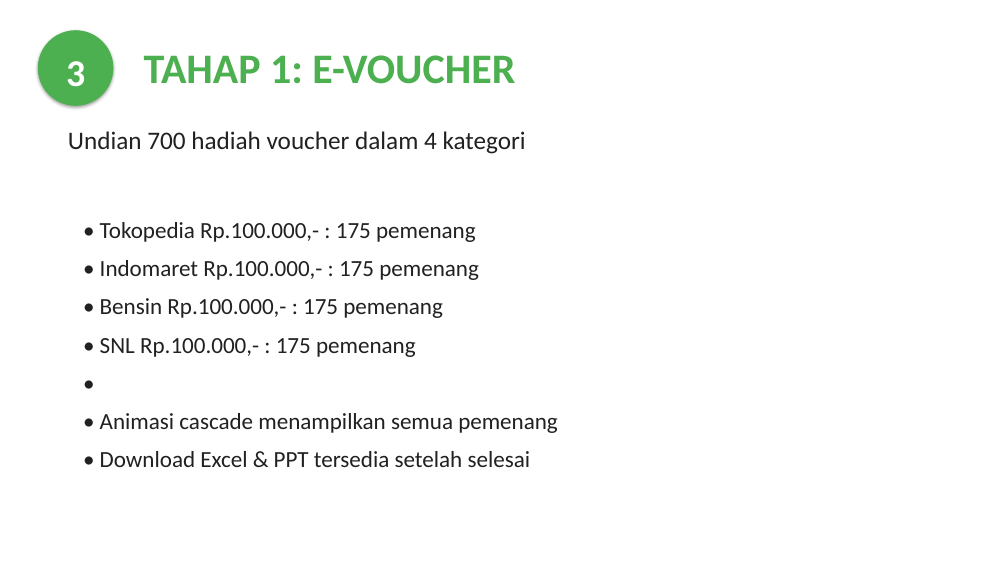
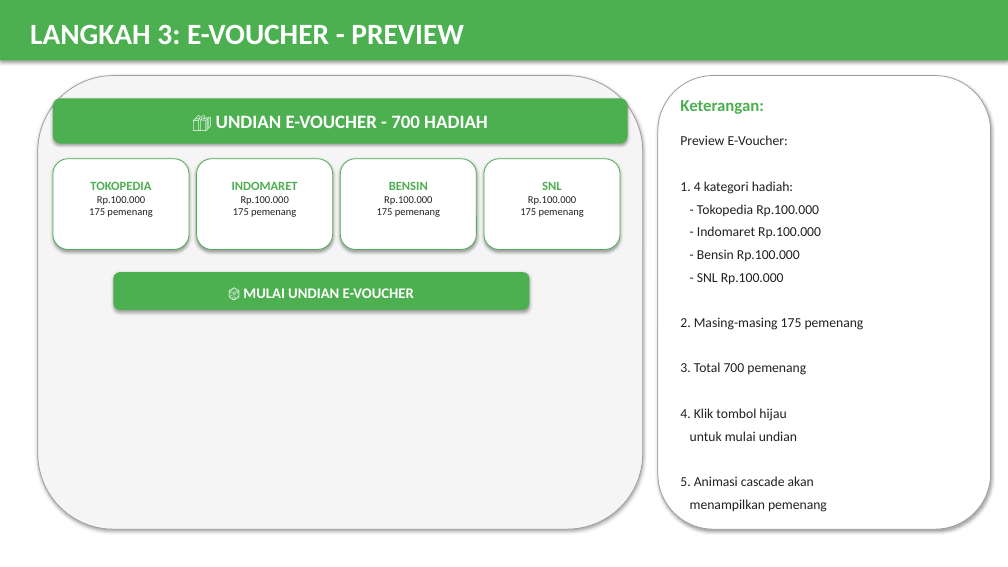
Before and after one commit to Wahyoe-underscore/LotteryStream, a slide deck: slide 5 of MoveGroove_Flow_Presentation.pptx. Drawn at 1008x567 pixels with LibreOffice and Linux fonts; fonts in the diff are those of the drawing. Boxes give left, top, right and bottom in pixels: in the first picture for what was removed or moved away, otherwise in the second. Text is boxed around its words. In the diff, an @@ line names an element or a change of style, - is before the commit and + after.

```diff
--- a/MoveGroove_Flow_Presentation.pptx
+++ b/MoveGroove_Flow_Presentation.pptx
@@ rectangle added at bbox=[0, 0, 1008, 60], fill #4CAF50 @@
@@ text at bbox=[30, 24, 464, 44]: text changed; size 36 to 28 pt @@
-3
+LANGKAH 3: E-VOUCHER - PREVIEW
@@ ellipse removed at bbox=[38, 30, 113, 106] @@
@@ text removed at bbox=[144, 55, 515, 84] @@
-TAHAP 1: E-VOUCHER
@@ rounded rectangle added at bbox=[38, 76, 643, 529], fill #F5F5F5, outline #9E9E9E 0.75 pt @@
@@ rounded rectangle added at bbox=[658, 76, 991, 529], fill #FFFFFF, outline #9E9E9E 0.75 pt @@
@@ rounded rectangle added at bbox=[53, 98, 628, 144], fill #4CAF50 @@
@@ text added at bbox=[216, 115, 488, 128], 18 pt, text #FFFFFF, bold @@
+🎁 UNDIAN E-VOUCHER - 700 HADIAH
@@ text added at bbox=[680, 100, 764, 114], 16 pt, text #4CAF50, bold @@
+Keterangan:
@@ text removed at bbox=[68, 131, 526, 154] @@
-Undian 700 hadiah voucher dalam 4 kategori
@@ text at bbox=[680, 135, 864, 512]: text changed; size 22 to 13 pt @@
-• Tokopedia Rp.100.000,- : 175 pemenang
-• Indomaret Rp.100.000,- : 175 pemenang
-• Bensin Rp.100.000,- : 175 pemenang
-• SNL Rp.100.000,- : 175 pemenang
-•
-• Animasi cascade menampilkan semua pemenang
-• Download Excel & PPT tersedia setelah selesai
+Preview E-Voucher:
+1. 4 kategori hadiah:
+- Tokopedia Rp.100.000
+- Indomaret Rp.100.000
+- Bensin Rp.100.000
+- SNL Rp.100.000
+2. Masing-masing 175 pemenang
+3. Total 700 pemenang
+4. Klik tombol hijau
+untuk mulai undian
+5. Animasi cascade akan
+menampilkan pemenang
@@ rounded rectangle added at bbox=[53, 159, 189, 250], fill #FFFFFF, outline #4CAF50 0.75 pt @@
@@ rounded rectangle added at bbox=[197, 159, 333, 250], fill #FFFFFF, outline #4CAF50 0.75 pt @@
@@ rounded rectangle added at bbox=[340, 159, 476, 250], fill #FFFFFF, outline #4CAF50 0.75 pt @@
@@ rounded rectangle added at bbox=[484, 159, 620, 250], fill #FFFFFF, outline #4CAF50 0.75 pt @@
@@ text added at bbox=[89, 181, 152, 217], 10 pt, text #212121 @@
+TOKOPEDIA
+Rp.100.000
+175 pemenang
@@ text added at bbox=[232, 181, 298, 217], 10 pt, text #212121 @@
+INDOMARET
+Rp.100.000
+175 pemenang
@@ text added at bbox=[377, 182, 440, 217], 10 pt, text #212121 @@
+BENSIN
+Rp.100.000
+175 pemenang
@@ text added at bbox=[520, 182, 584, 217], 10 pt, text #212121 @@
+SNL
+Rp.100.000
+175 pemenang
@@ rounded rectangle added at bbox=[113, 272, 529, 310], fill #4CAF50 @@
@@ text added at bbox=[243, 288, 414, 298], 14 pt, text #FFFFFF, bold @@
+🎲 MULAI UNDIAN E-VOUCHER
```
Also in this commit, not shown: 2 other slides changed, 8 slides added, 9 slides removed, 6 other files.
